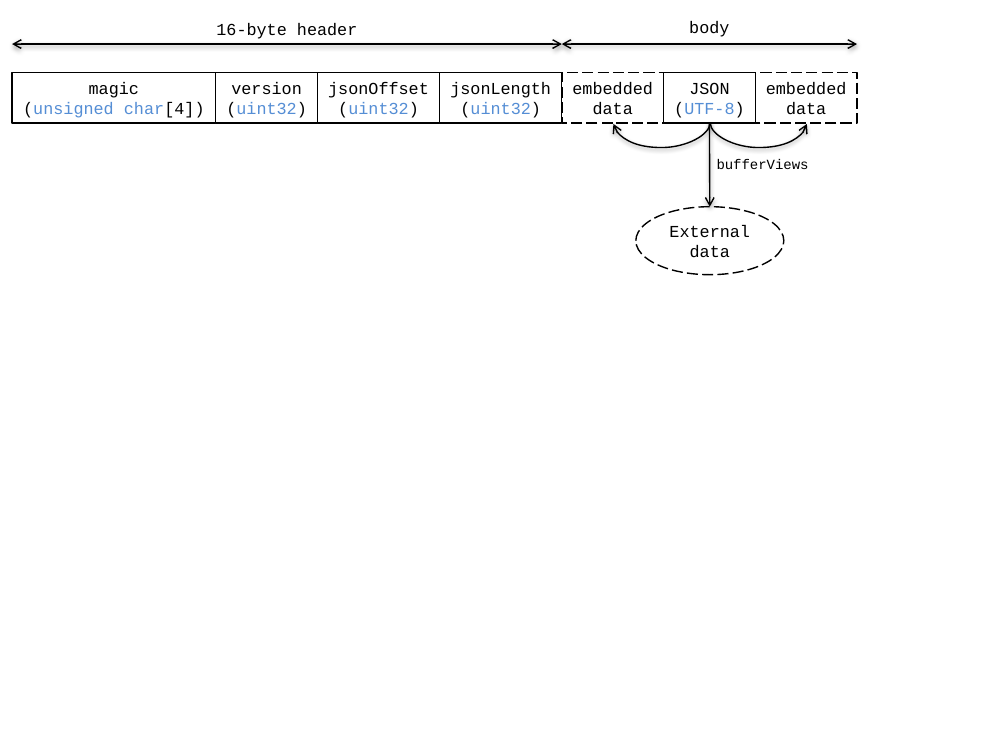
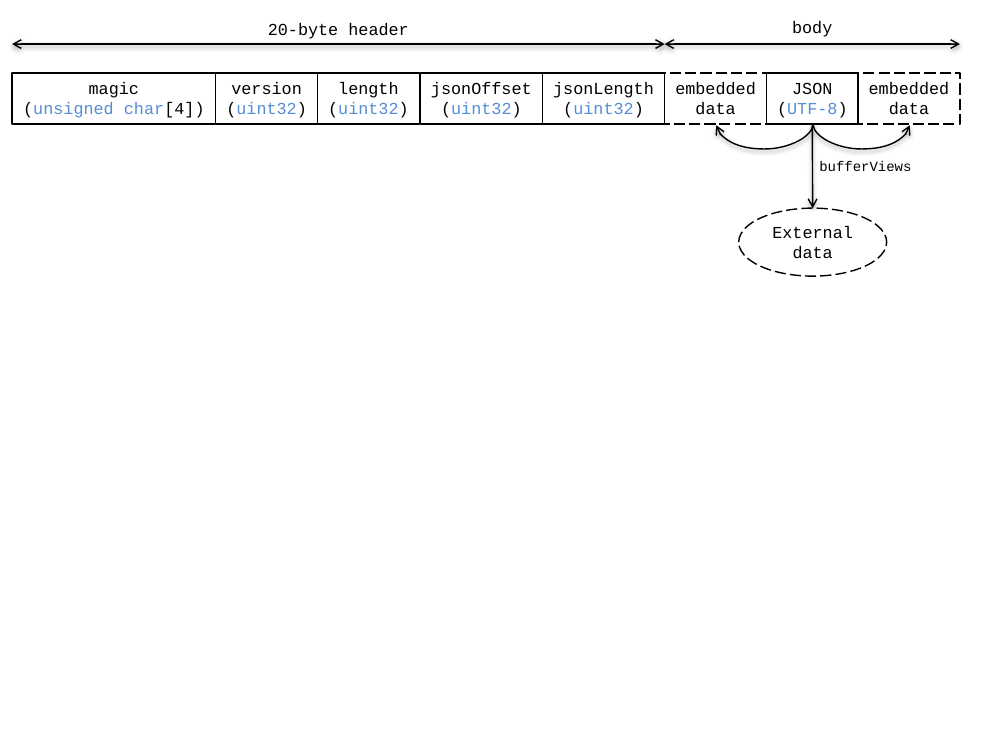
Before and after one commit to KhronosGroup/glTF, a slide deck: slide 1 of extensions/CESIUM_binary_glTF/Figures.pptx. Drawn at 1008x756 pixels with LibreOffice and Linux fonts; fonts in the diff are those of the drawing. Boxes give left, top, right and bottom in pixels: in the first picture for what was removed or moved away, otherwise in the second. Text is boxed around its words. In the diff, an @@ line names an element or a change of style, - is before the commit and + after.

Commit message:
Update Binary glTF for length in header and buffer byte alignment

```diff
--- a/extensions/CESIUM_binary_glTF/Figures.pptx
+++ b/extensions/CESIUM_binary_glTF/Figures.pptx
@@ text at (x1=268, y1=23, x2=408, y2=39): text changed @@
-16-byte header
+20-byte header
@@ double arrow moved from (12, 44) - (561, 44) to (12, 44) - (664, 44) @@
@@ rectangle added at (x1=318, y1=73, x2=419, y2=123), outline #000000 1 pt, 12 pt, text #000000 @@
+length
+(uint32)
@@ 1 rectangle, 1 text, 1 arrow moved together from (x1=318, y1=73, x2=809, y2=207) to (x1=420, y1=73, x2=911, y2=208) @@
@@ 4 rectangles, 2 curved arrows, 1 text, 1 ellipse, 1 double arrow moved together from (x1=439, y1=21, x2=857, y2=274) to (x1=542, y1=21, x2=960, y2=275) @@
```
Also in this commit, not shown: 3 other files.
